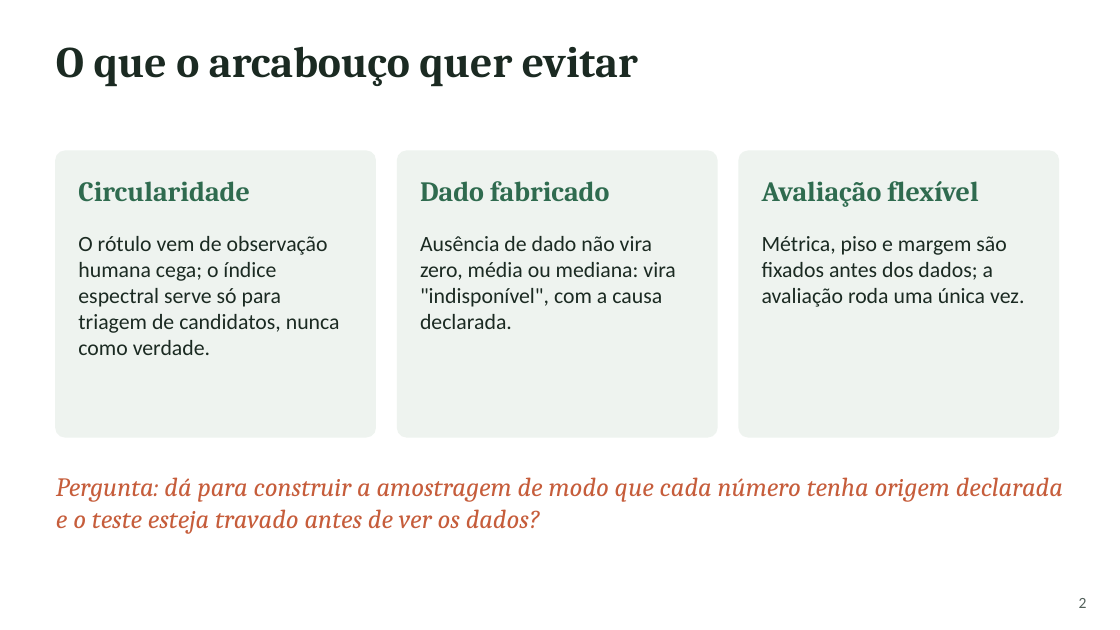
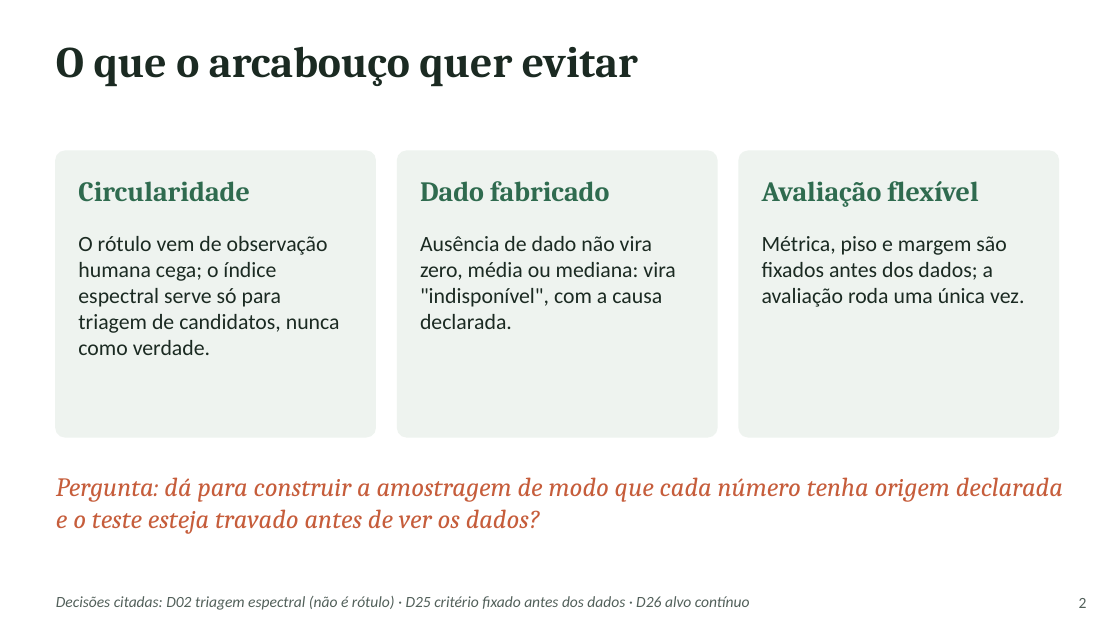
Before and after one commit to RedZardoz/localizador-erosao-v02, a slide deck: slide 2 of docs/Apresentacao_Seminario_Arcabouco_Auditavel.pptx. Drawn at 1120x630 pixels with LibreOffice and Linux fonts; fonts in the diff are those of the drawing. Boxes give left, top, right and bottom in pixels: in the first picture for what was removed or moved away, otherwise in the second. Text is boxed around its words. In the diff, an @@ line names an element or a change of style, - is before the commit and + after.

```diff
--- a/docs/Apresentacao_Seminario_Arcabouco_Auditavel.pptx
+++ b/docs/Apresentacao_Seminario_Arcabouco_Auditavel.pptx
@@ text added at (56, 596, 750, 610), 10 pt, text #52605A, italic @@
+Decisões citadas: D02 triagem espectral (não é rótulo) · D25 critério fixado antes dos dados · D26 alvo contínuo
```
Also in this commit, not shown: 11 other slides changed, 1 slide added.
